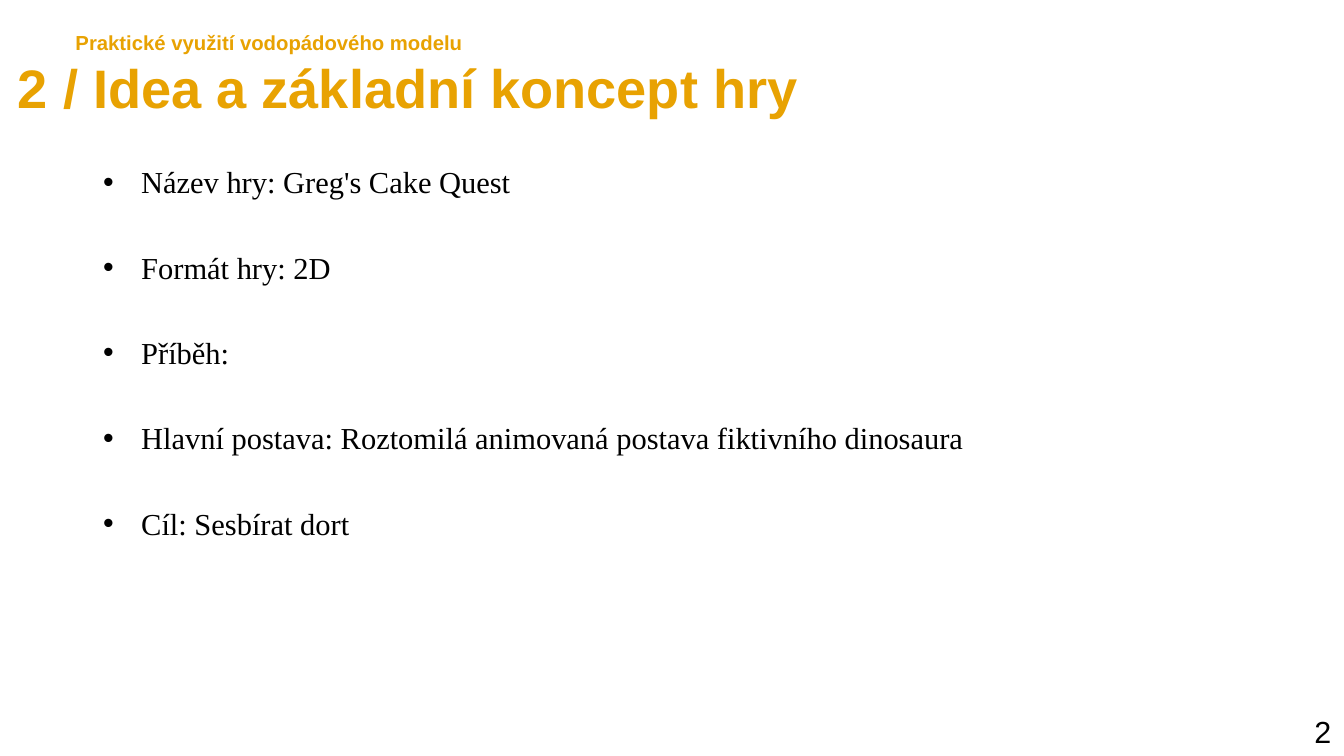
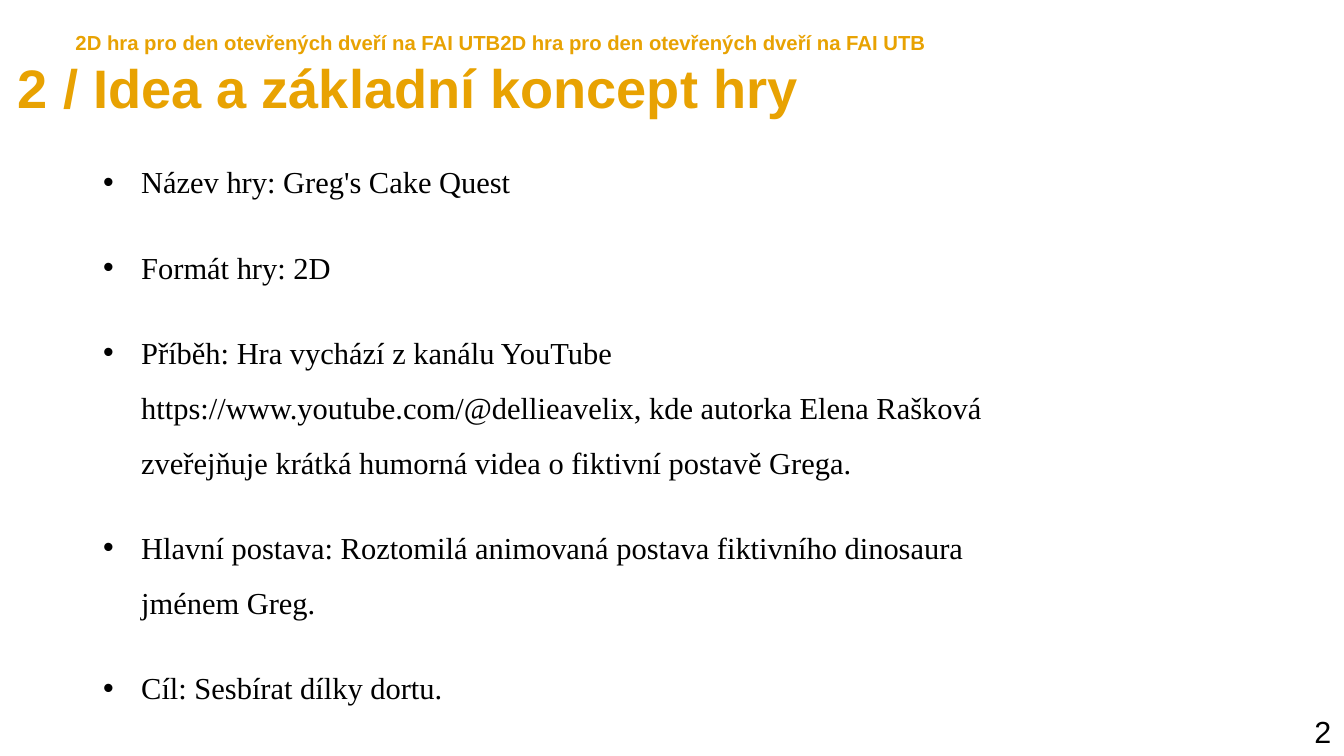
Before and after one commit to marecekroman/GregGame, a slide deck: slide 4 of Gregs Game.pptx. Drawn at 1344x756 pixels with LibreOffice and Linux fonts; fonts in the diff are those of the drawing. Boxes give left, top, right and bottom in pixels: in the first picture for what was removed or moved away, otherwise in the second. Text is boxed around its words. In the diff, an @@ line names an element or a change of style, - is before the commit and + after.

```diff
--- a/Gregs Game.pptx
+++ b/Gregs Game.pptx
@@ text at (75, 35, 925, 55): text changed @@
-Praktické využití vodopádového modelu
+2D hra pro den otevřených dveří na FAI UTB2D hra pro den otevřených dveří na FAI UTB
@@ text at (141, 342, 981, 706): text changed @@
-  • Příběh:
-  • Hlavní postava: Roztomilá animovaná postava fiktivního dinosaura
-  • Cíl: Sesbírat dort
+  • Příběh: Hra vychází z kanálu YouTube https://www.youtube.com/@dellieavelix, kde autorka Elena Rašková zveřejňuje krátká humorná videa o fiktivní postavě Grega.
+  • Hlavní postava: Roztomilá animovaná postava fiktivního dinosaura jménem Greg.
+  • Cíl: Sesbírat dílky dortu.
```
Also in this commit, not shown: 8 other slides changed, 5 slides added, 4 slides removed, 3 other files.
